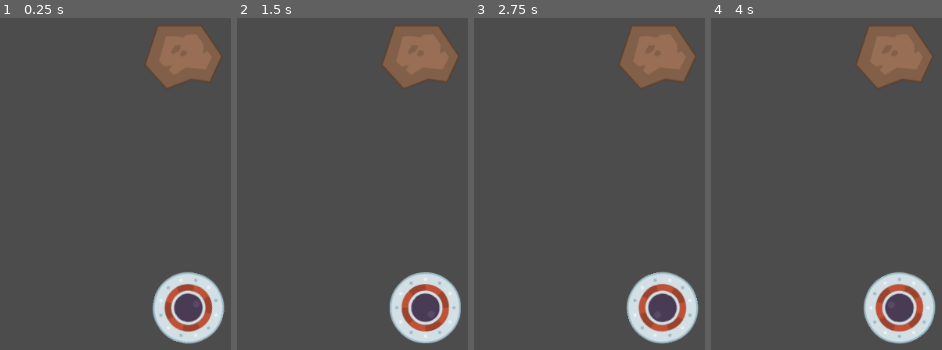
Above: before the commit, frames 1-4 (left to right).
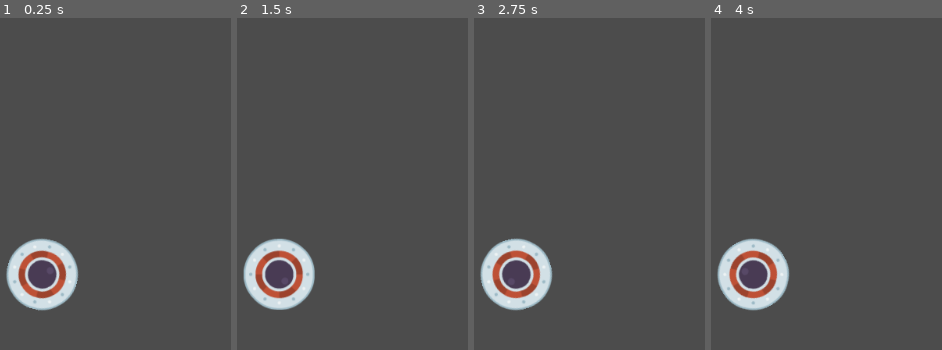
Above: after the commit, the same moments.

Repository: brendankhoury/To-the-moon-and-hack
Game: Godot game, scene res://Src/Main scene.tscn
The game is run twice, just before and just after one commit, with the same random seed, the same clock (stepped at 60 frames per second) and the same inputs. Before the commit the project starts from res://Src/Main.tscn.
Inputs:
- Up to frame 1 (0.25 s): no input
- Up to frame 2 (1.5 s): tap Space (tap) at 0.6, 1.35 s
- Up to frame 3 (2.75 s): tap Space (tap) at 2.1 s
- Up to frame 4 (4 s): tap Space (tap) at 2.85, 3.6 s

The runs differ from the first frame. In frame 1, 14% of the frame differs, in the area x 2-98%, y 2-99%; in frame 2, 14%; in frame 3, 14%; in frame 4, 14%.

Commit message:
Made asteroid files uppercase

Diff:
--- /dev/null
+++ b/Src/Main scene.tscn
@@ -0,0 +1,8 @@
+[gd_scene load_steps=2 format=2]
+
+[ext_resource path="res://Src/Actors/Player.tscn" type="PackedScene" id=1]
+
+[node name="Node2D" type="Node2D"]
+position = Vector2( 161.635, 419.801 )
+
+[node name="Player" parent="." instance=ExtResource( 1 )]
--- a/project.godot
+++ b/project.godot
@@ -16,17 +16,22 @@
 [application]
 
 config/name="Space Themed Game"
-run/main_scene="res://Src/Main.tscn"
+run/main_scene="res://Src/Main scene.tscn"
 config/icon="res://icon.png"
 
 [input]
 
 tap={
 "deadzone": 0.5,
-"events": [ Object(InputEventMouseButton,"resource_local_to_scene":false,"resource_name":"","device":0,"alt":false,"shift":false,"control":false,"meta":false,"command":false,"button_mask":0,"position":Vector2( 0, 0 ),"global_position":Vector2( 0, 0 ),"factor":1.0,"button_index":1,"pressed":false,"doubleclick":false,"script":null)
-, Object(InputEventKey,"resource_local_to_scene":false,"resource_name":"","device":0,"alt":false,"shift":false,"control":false,"meta":false,"command":false,"pressed":false,"scancode":32,"unicode":0,"echo":false,"script":null)
+"events": [ Object(InputEventKey,"resource_local_to_scene":false,"resource_name":"","device":0,"alt":false,"shift":false,"control":false,"meta":false,"command":false,"pressed":false,"scancode":32,"unicode":0,"echo":false,"script":null)
+, Object(InputEventMouseButton,"resource_local_to_scene":false,"resource_name":"","device":0,"alt":false,"shift":false,"control":false,"meta":false,"command":false,"button_mask":0,"position":Vector2( 0, 0 ),"global_position":Vector2( 0, 0 ),"factor":1.0,"button_index":1,"pressed":false,"doubleclick":false,"script":null)
  ]
 }
+
+[layer_names]
+
+2d_physics/layer_1="Player"
+2d_physics/layer_2="Asteroids"
 
 [rendering]
 
Renamed: Src/Actors/asteroid.gd -> Src/Actors/Asteroid.gd
Renamed: Src/Actors/asteroid.tscn -> Src/Actors/Asteroid.tscn
